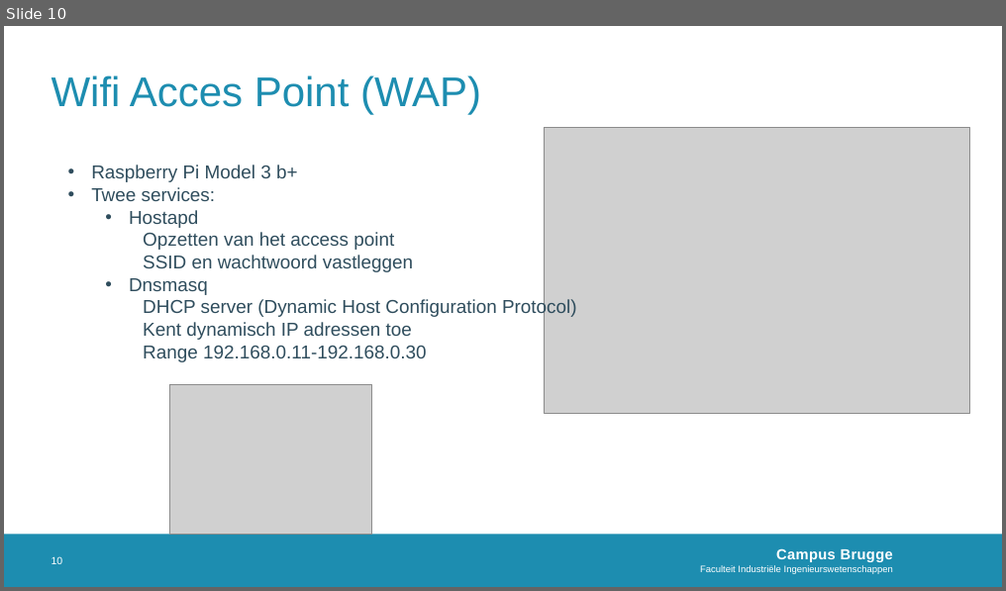
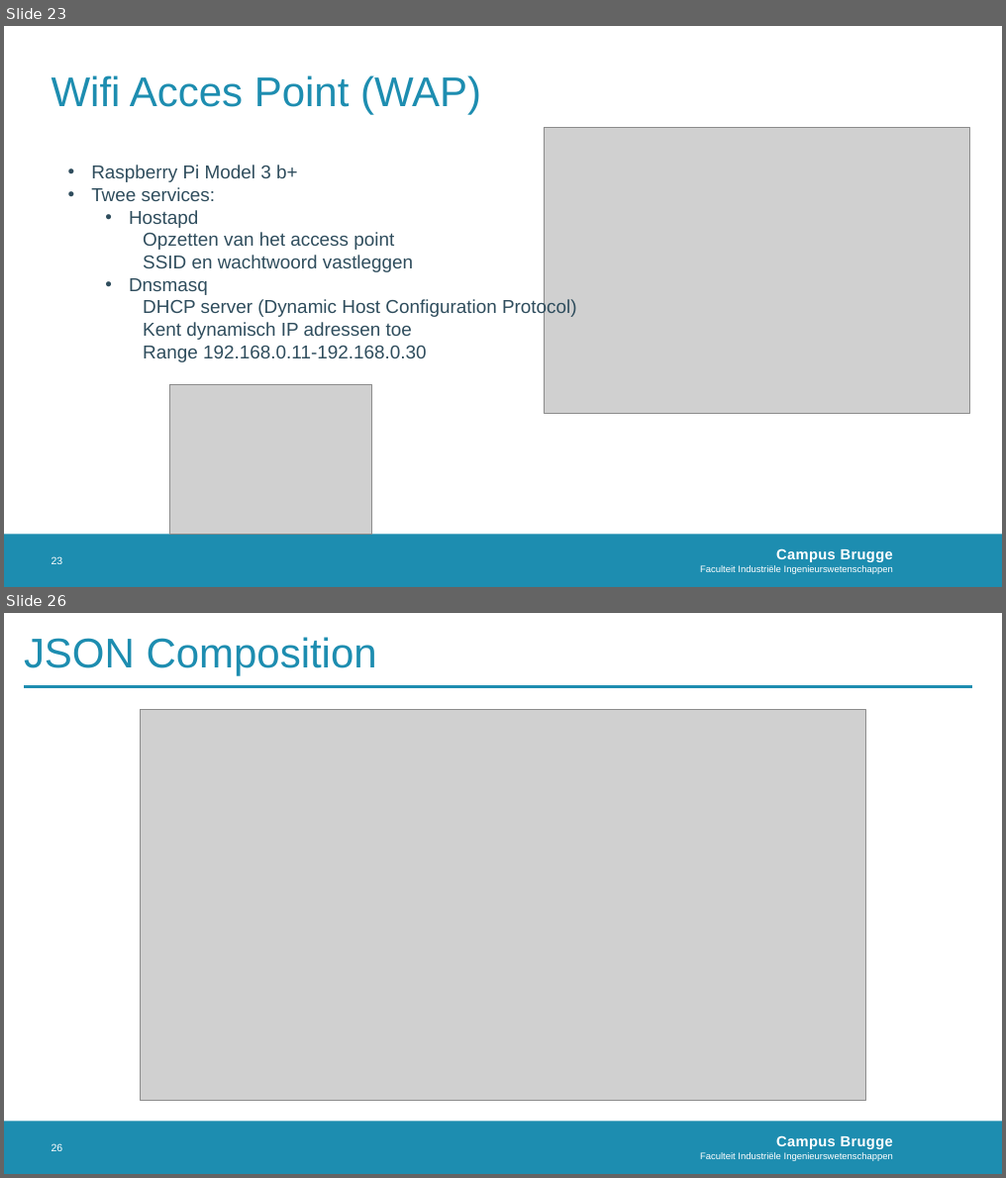
Before and after one commit to MichelDequick/E-ink-Room-Reservation-Display, a slide deck: Documentation/Presentatie.pptx. Shown one above the other, each under a label of ours: slide 10 before the commit, slides 23 and 26 after it; the slides between them are not shown. The pictures are 1006x591 and 1006x1178 pixels, drawn with LibreOffice and Linux fonts; fonts in the diff are those of the drawing; grey boxes stand for pictures; background and template pictures are left out. Boxes give left, top, right and bottom in pixels: in the first picture for what was removed or moved away, otherwise in the second. Text is boxed around its words. In the diff, an @@ line names an element or a change of style, - is before the commit and + after.

```diff
--- a/Documentation/Presentatie.pptx
+++ b/Documentation/Presentatie.pptx
@@ slide 26 added at box(4, 613, 1002, 1174), background #FFFFFF; not listed: 2 template elements that a slide beside it also shows @@
@@ title added at box(24, 637, 377, 675), 40 pt, text #1D8DB0 @@
+JSON Composition
@@ line added from (24, 687) to (973, 687), #1D8DB0 2.5 pt @@
@@ picture added at box(141, 710, 865, 1100) @@
@@ page number added at box(52, 1144, 63, 1152), 10 pt, text #FFFFFF @@
+26
@@ what was slide 10 is now slide 23 @@
@@ page number at box(52, 557, 63, 565): text changed @@
-10
+23
```
Also in this commit, not shown: 8 slides changed, 12 other slides added, 1 other file.
